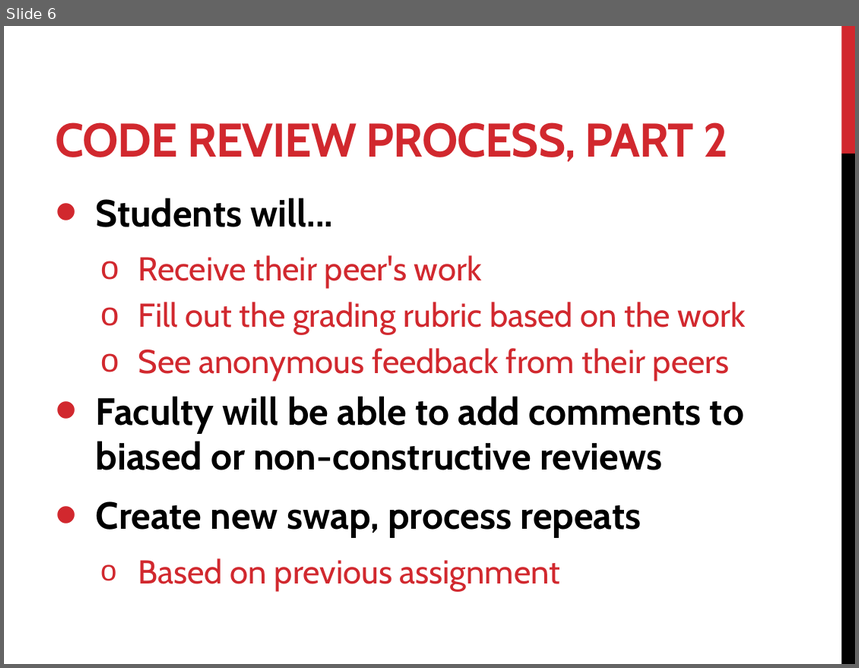
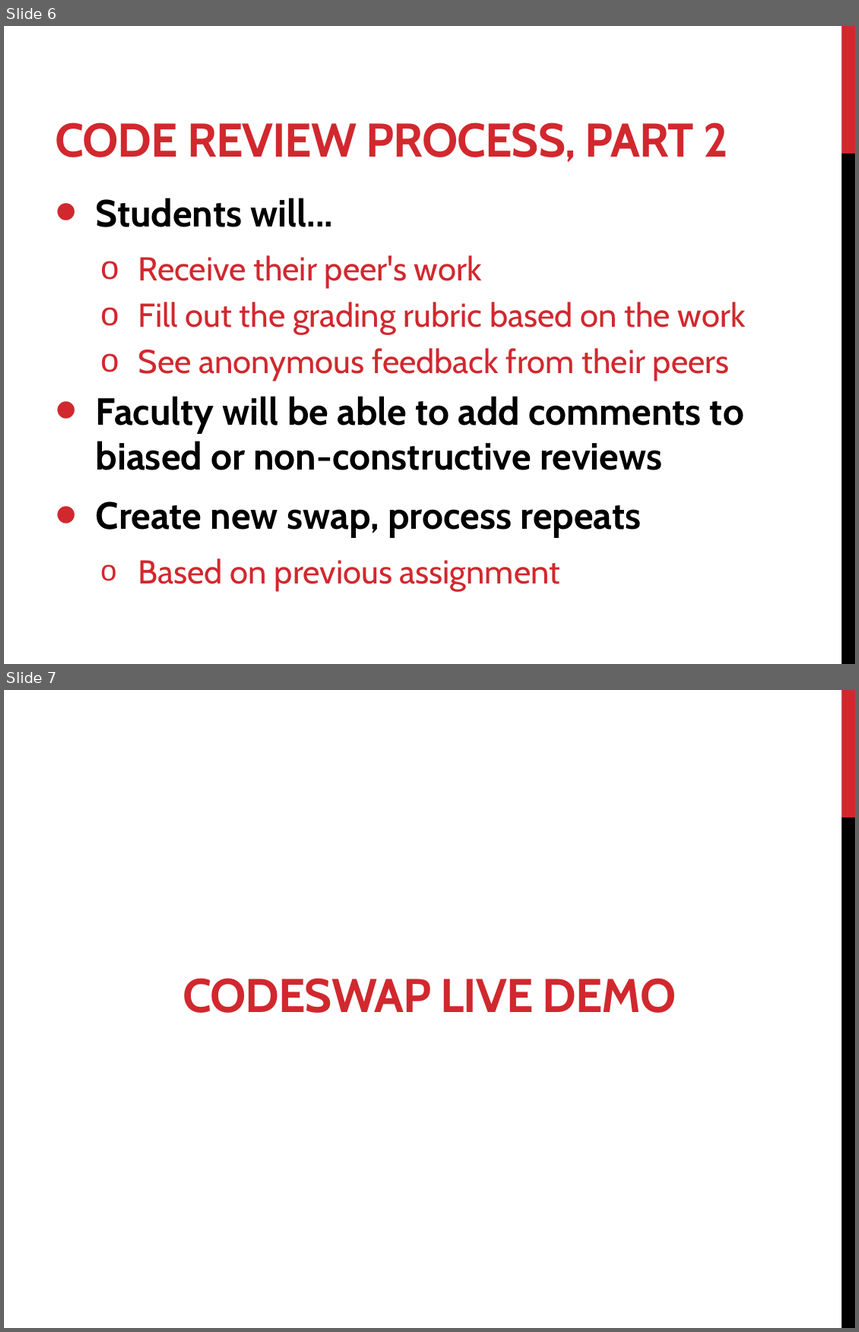
Before and after one commit to alexlo03/CodeSwap, a slide deck: Documentation/CodeSwapPresentation.pptx. Shown one above the other, each under a label of ours: slide 6 before the commit, slides 6 and 7 after it. The pictures are 859x668 and 859x1332 pixels, drawn with LibreOffice and Linux fonts; fonts in the diff are those of the drawing. Boxes give left, top, right and bottom in pixels: in the first picture for what was removed or moved away, otherwise in the second. Text is boxed around its words. In the diff, an @@ line names an element or a change of style, - is before the commit and + after.

```diff
--- a/Documentation/CodeSwapPresentation.pptx
+++ b/Documentation/CodeSwapPresentation.pptx
@@ slide 7 added at bbox=[4, 690, 855, 1328], background #FFFFFF; not listed: 2 template elements that a slide beside it also shows @@
@@ title added at bbox=[183, 978, 677, 1013], 40 pt, text #D1282E, bold @@
+CODESWAP LIVE DEMO
```
Also in this commit, not shown: 1 slide removed.
